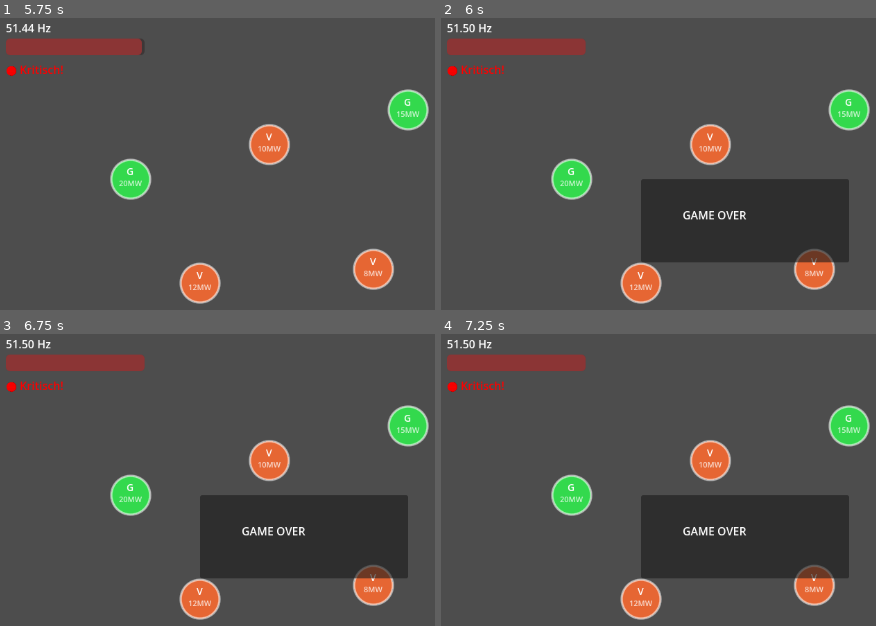
Above: before the commit, frames 1-4 (two rows, left to right).
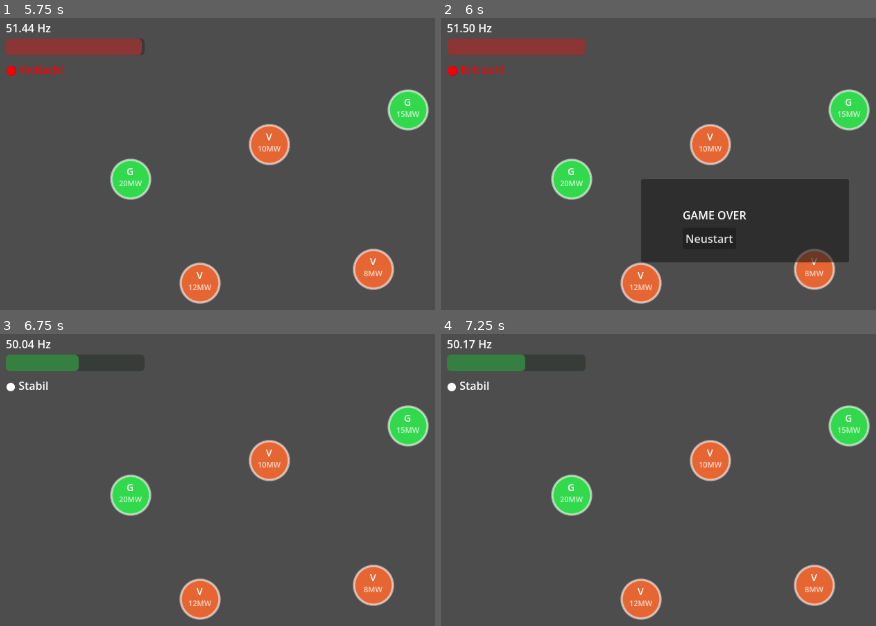
Above: after the commit, the same moments.

Repository: Timjo13/StromnetzSim
Game: Godot game, scene res://scenes/Main.tscn
Two runs of this game, one before a commit and one after it. Both use one fixed random seed, a clock stepped at 60 frames per second and the inputs below.
Inputs (mouse positions are in pixels of both pictures, inside the frame that each line leads up to):
- Up to frame 1 (5.75 s): tap Enter at 0.5 s; move the mouse to (outside the picture) at 0.52 s; click (outside the picture) at 0.67 s; move the mouse to (230, 251) at 1.27 s; click (230, 251) at 1.42 s; tap Space at 2 s; move the mouse to (outside the picture) at 2.02 s; click (outside the picture) at 2.17 s; move the mouse to (outside the picture) at 2.77 s; click (outside the picture) at 2.92 s; move the mouse to (outside the picture) at 3.52 s; click (outside the picture) at 3.67 s; move the mouse to (152, 164) at 4.27 s; click (152, 164) at 4.42 s; move the mouse to (430, 231) at 5.02 s; click (430, 231) at 5.17 s
- Up to frame 2 (6 s): move the mouse to (710, 117) at 5.77 s; click (710, 117) at 5.92 s
- Up to frame 3 (6.75 s): click (269, 555) at 6.5 s, where only the run after the commit has a clickable "Neustart"
- Up to frame 4 (7.25 s): no input

Frame 1 is identical in both runs. In frame 2, 0.2% of the frame differs, in the area x 56-68%, y 73-78%; in frame 3, 16%; in frame 4, 16%, in the area x 1-94%, y 2-84%.

Commit message:
Add Neustart; Fix Klick Generatoren

Diff:
--- a/scenes/Main.tscn
+++ b/scenes/Main.tscn
@@ -75,5 +75,14 @@
 offset_bottom = 63.0
 text = "GAME OVER"
 
+[node name="Button" type="Button" parent="UI/GameOverPanel" unique_id=1561955014]
+layout_mode = 0
+offset_left = 60.0
+offset_top = 70.0
+offset_right = 137.0
+offset_bottom = 101.0
+text = "Neustart"
+
 [connection signal="frequency_updated" from="GridManager" to="UI" method="on_frequency_updated"]
 [connection signal="game_over" from="GridManager" to="UI" method="on_game_over"]
+[connection signal="pressed" from="UI/GameOverPanel/Button" to="UI" method="_on_restart_pressed"]
--- a/scripts/GridNode.gd
+++ b/scripts/GridNode.gd
@@ -20,7 +20,6 @@
 	else:
 		_color_on  = Color(0.9, 0.4, 0.2)
 		_color_off = Color(0.4, 0.18, 0.08)
-		input_pickable = false  # Verbraucher sind nicht anklickbar
 	queue_redraw()
 
 func _draw():
@@ -33,12 +32,16 @@
 	draw_string(font, Vector2(-18, -6),  prefix,           HORIZONTAL_ALIGNMENT_CENTER, 36, 14, Color.WHITE)
 	draw_string(font, Vector2(-18,  10), "%.0fMW" % power_value, HORIZONTAL_ALIGNMENT_CENTER, 36, 11, Color(1,1,1,0.75))
 
-func _on_input_event(_viewport, event, _shape_idx):
+func _unhandled_input(event):
+	if node_type != NodeType.GENERATOR:
+		return
 	if event is InputEventMouseButton \
 	and event.pressed \
 	and event.button_index == MOUSE_BUTTON_LEFT:
-		if node_type == NodeType.GENERATOR:
+		var local = to_local(event.position)
+		if local.length() <= RADIUS:
 			toggle()
+			get_viewport().set_input_as_handled()
 
 func toggle():
 	is_active = !is_active
--- a/scripts/UI.gd
+++ b/scripts/UI.gd
@@ -35,3 +35,6 @@
 
 func on_game_over():
 	game_over_panel.visible = true
+
+func _on_restart_pressed():
+	get_tree().reload_current_scene()
